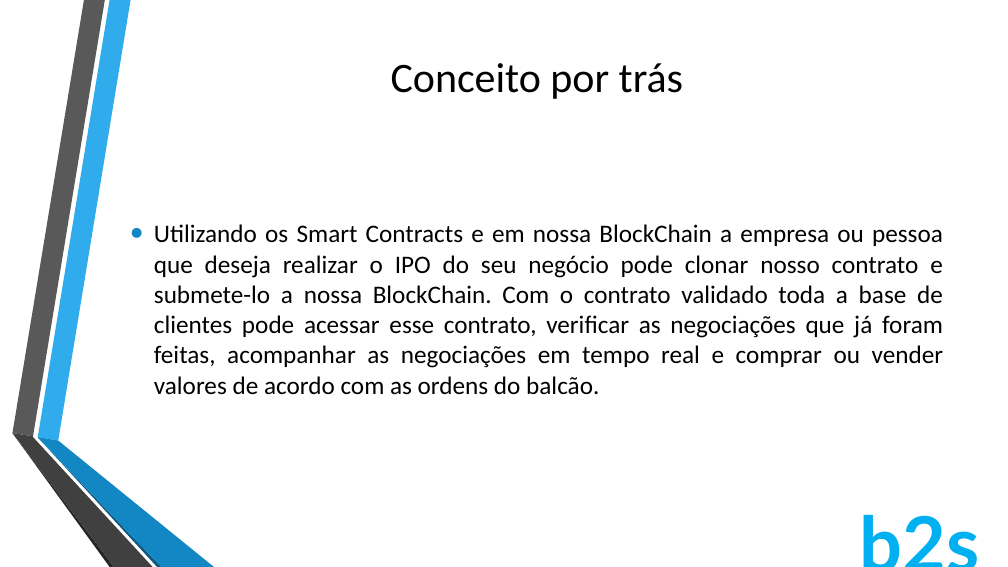
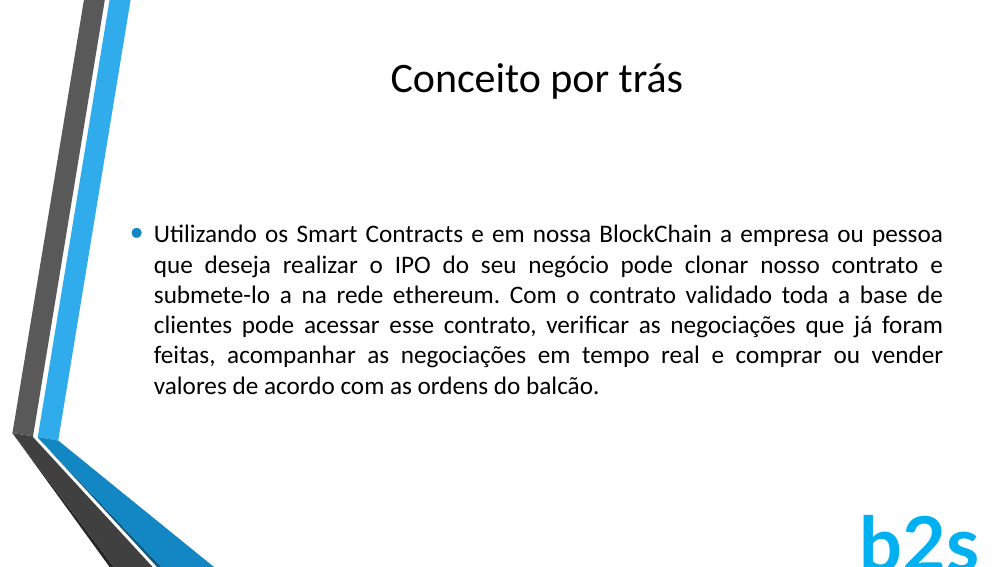
Before and after one commit to hugoecarl/Startup_Stock_Exg, a slide deck: slide 7 of Apresentação/Apresentação.pptx. Drawn at 1008x567 pixels with LibreOffice and Linux fonts; fonts in the diff are those of the drawing; background and template pictures are left out. Boxes give left, top, right and bottom in pixels: in the first picture for what was removed or moved away, otherwise in the second. Text is boxed around its words. In the diff, an @@ line names an element or a change of style, - is before the commit and + after.

Commit message:
UPDATE removendo a nossa rede da apresentação

```diff
--- a/Apresentação/Apresentação.pptx
+++ b/Apresentação/Apresentação.pptx
@@ text at box(154, 224, 943, 395): text changed @@
-• Utilizando os Smart Contracts e em nossa BlockChain a empresa ou pessoa que deseja realizar o IPO do seu negócio pode clonar nosso contrato e submete-lo a nossa BlockChain. Com o contrato validado toda a base de clientes pode acessar esse contrato, verificar as negociações que já foram feitas, acompanhar as negociações em tempo real e comprar ou vender valores de acordo com as ordens do balcão.
+• Utilizando os Smart Contracts e em nossa BlockChain a empresa ou pessoa que deseja realizar o IPO do seu negócio pode clonar nosso contrato e submete-lo a na rede ethereum. Com o contrato validado toda a base de clientes pode acessar esse contrato, verificar as negociações que já foram feitas, acompanhar as negociações em tempo real e comprar ou vender valores de acordo com as ordens do balcão.
```
Also in this commit, not shown: 1 other slide changed.
